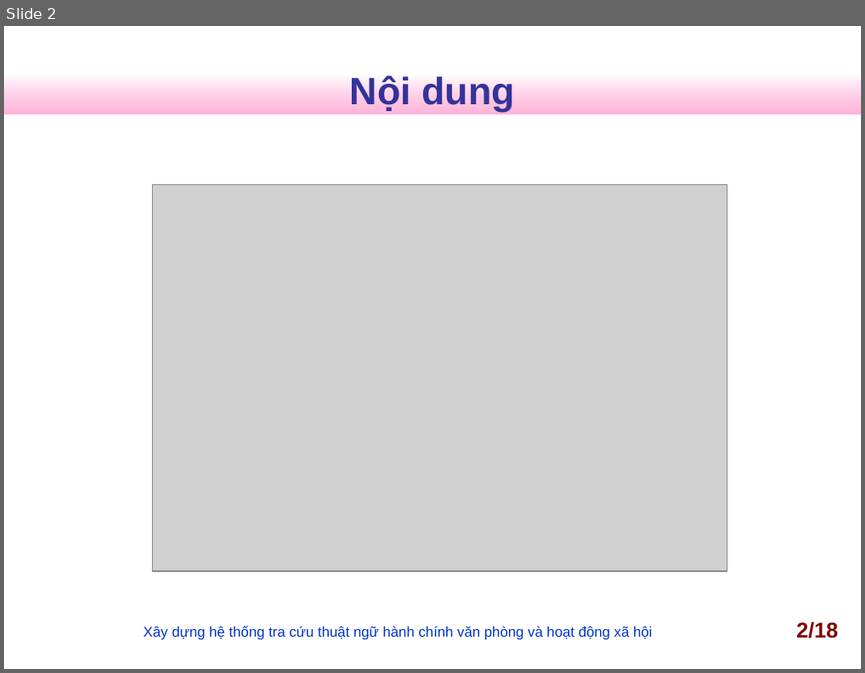
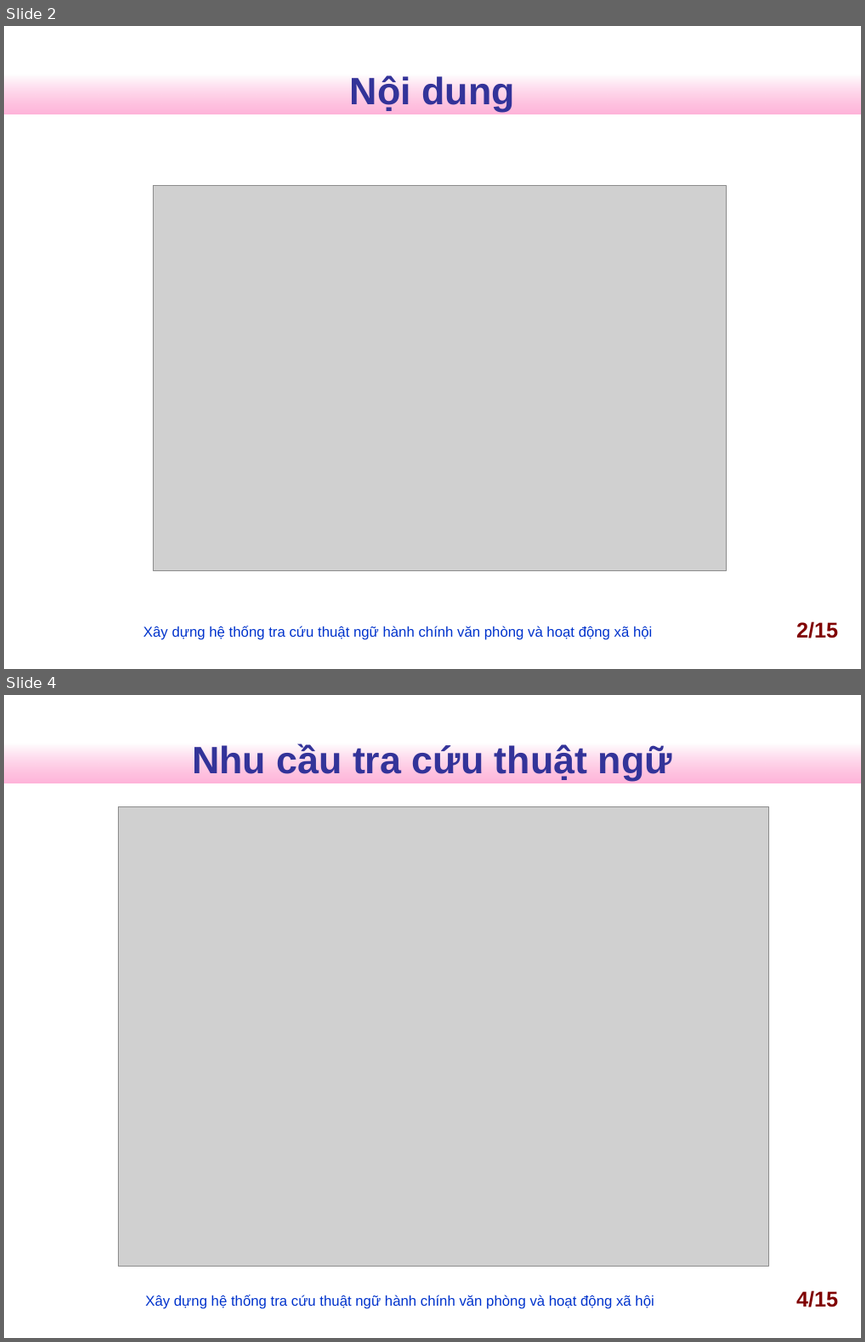
Before and after one commit to nguyentk90/tra-cuu-thuat-ngu-hanh-chinh, a slide deck: Documents/slideN2013.ppt. Shown one above the other, each under a label of ours: slide 2 before the commit, slides 2 and 4 after it; the slides between them are not shown. The pictures are 865x673 and 865x1342 pixels, drawn with LibreOffice and Linux fonts; fonts in the diff are those of the drawing; grey boxes stand for pictures; background and template pictures are left out. Boxes give left, top, right and bottom in pixels: in the first picture for what was removed or moved away, otherwise in the second. Text is boxed around its words. In the diff, an @@ line names an element or a change of style, - is before the commit and + after.

```diff
--- a/Documents/slideN2013.ppt
+++ b/Documents/slideN2013.ppt
@@ slide 4 added at bbox=[4, 695, 861, 1338], background #FFFFFF; not listed: 1 template element that a slide beside it also shows @@
@@ title added at bbox=[192, 743, 672, 781], 32 pt, text #333399, bold @@
+Nhu cầu tra cứu thuật ngữ
@@ picture added at bbox=[118, 806, 768, 1266] @@
@@ text added at bbox=[145, 1294, 653, 1309], 12 pt, text #0033CC @@
+Xây dựng hệ thống tra cứu thuật ngữ hành chính văn phòng và hoạt động xã hội
@@ text added at bbox=[796, 1290, 838, 1307], 18 pt, text #800000, bold @@
+4/15
@@ page number at bbox=[796, 621, 838, 638]: text changed @@
-2/18
+2/15
```
Also in this commit, not shown: 6 slides changed, 7 other slides added, 15 slides removed, 2 other files.
